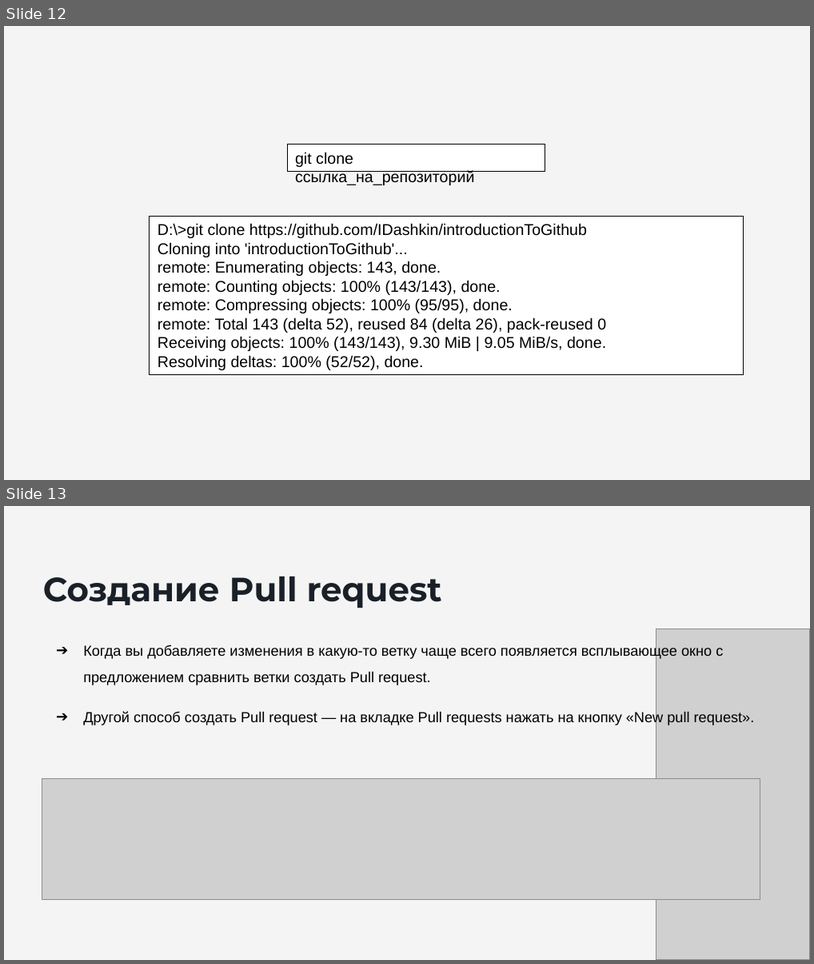
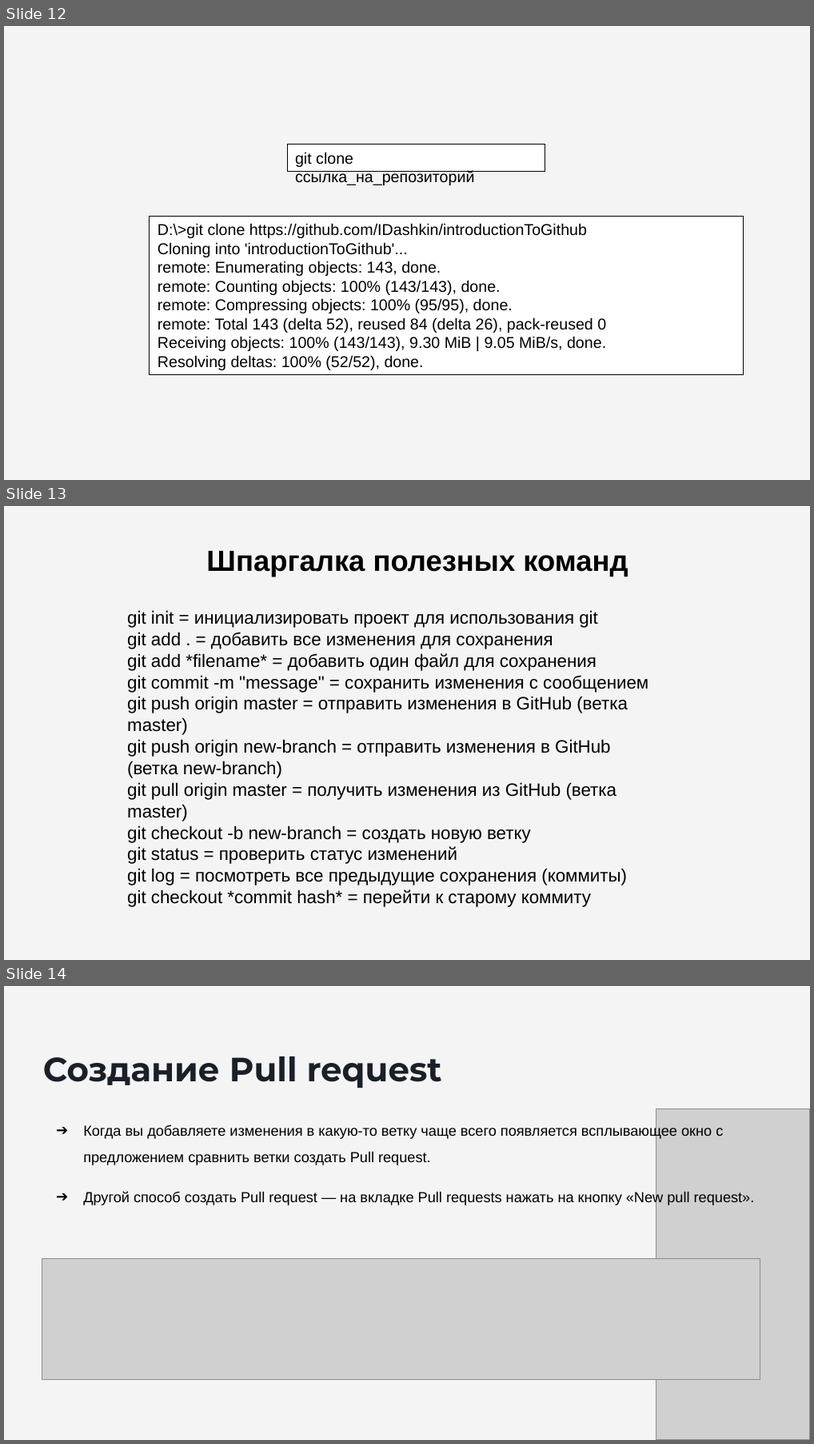
Before and after one commit to IDashkin/introductionToGithub, a slide deck: Github presentation.pptx. Shown one above the other, each under a label of ours: slides 12 and 13 before the commit, slides 12, 13 and 14 after it. The pictures are 814x964 and 814x1444 pixels, drawn with LibreOffice and Linux fonts; fonts in the diff are those of the drawing; grey boxes stand for pictures; background and template pictures are left out. Boxes give left, top, right and bottom in pixels: in the first picture for what was removed or moved away, otherwise in the second. Text is boxed around its words. In the diff, an @@ line names an element or a change of style, - is before the commit and + after.

Commit message:
Add new page

```diff
--- a/Github presentation.pptx
+++ b/Github presentation.pptx
@@ slide 13 added at (4, 506, 810, 960), background #F4F4F4 @@
@@ text added at (206, 551, 628, 577), 26 pt, text #000000, bold @@
+Шпаргалка полезных команд
@@ text added at (127, 610, 649, 907), 16 pt, text #000000 @@
+git init = инициализировать проект для использования git
+git add . = добавить все изменения для сохранения
+git add *filename* = добавить один файл для сохранения
+git commit -m "message" = сохранить изменения с сообщением
+git push origin master = отправить изменения в GitHub (ветка master)
+git push origin new-branch = отправить изменения в GitHub (ветка new-branch)
+git pull origin master = получить изменения из GitHub (ветка master)
+git checkout -b new-branch = создать новую ветку
+git status = проверить статус изменений
+git log = посмотреть все предыдущие сохранения (коммиты)
+git checkout *commit hash* = перейти к старому коммиту
@@ what was slide 13 is now slide 14 @@
```
